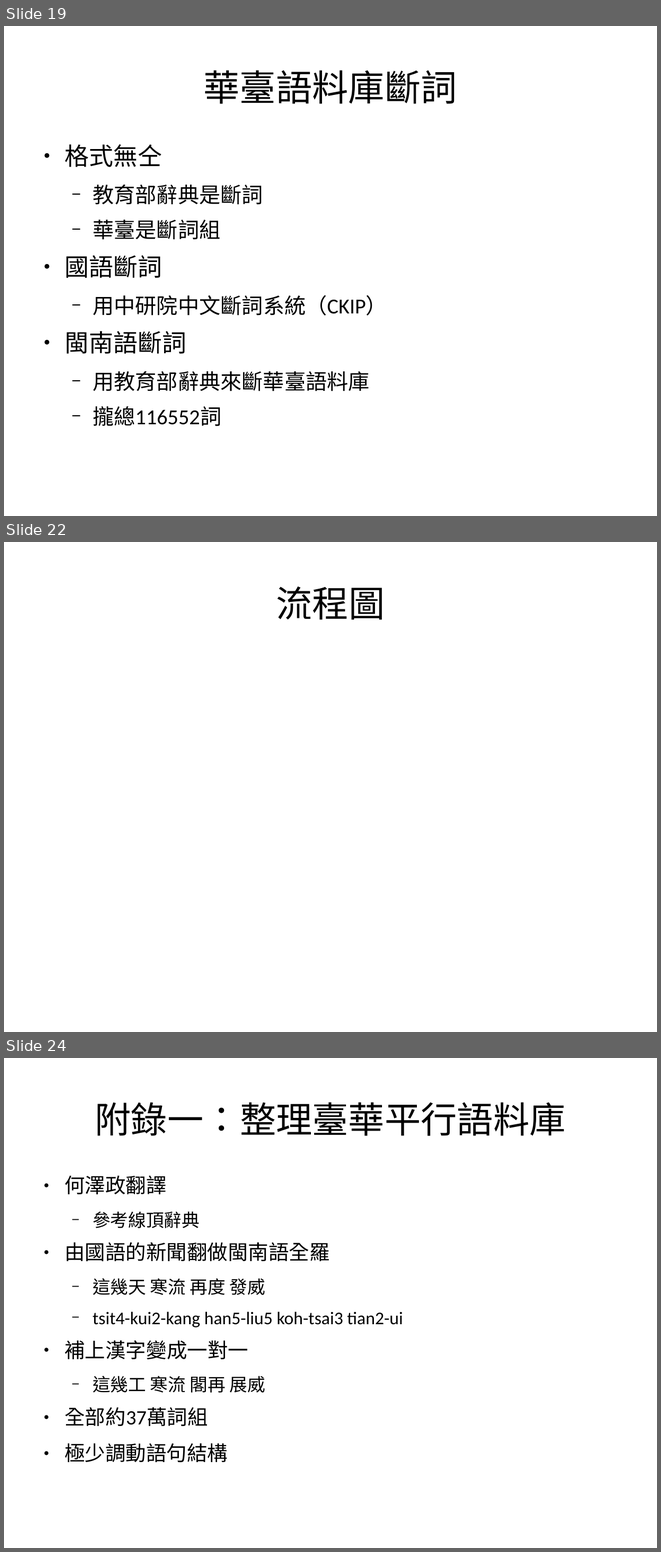
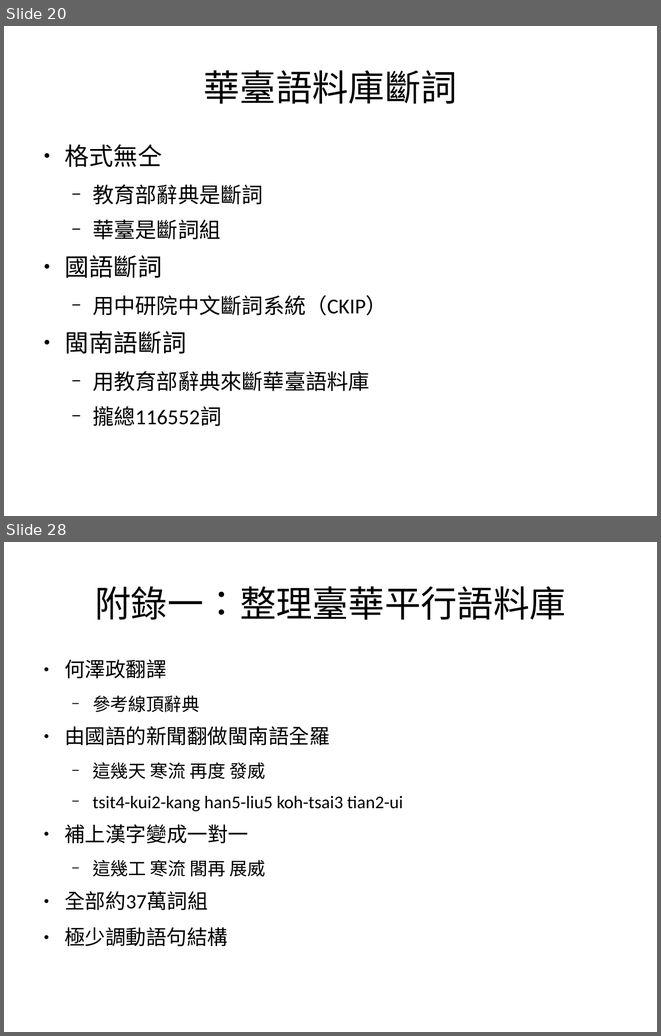
Before and after one commit to sih4sing5hong5/po3-ko3_tau5-iann2-phinn3, a slide deck: 翻譯報告.odp. Shown one above the other, each under a label of ours: slides 19, 22 and 24 before the commit, slides 20 and 28 after it; the slides between them are not shown. The pictures are 661x1552 and 661x1036 pixels, drawn with LibreOffice and Linux fonts; fonts in the diff are those of the drawing. Boxes give left, top, right and bottom in pixels: in the first picture for what was removed or moved away, otherwise in the second. Text is boxed around its words. In the diff, an @@ line names an element or a change of style, - is before the commit and + after.

Commit message:
順好全部流程　丞宏

```diff
--- a/翻譯報告.odp
+++ b/翻譯報告.odp
@@ slide 22 removed at (4,542,657,1032), background #FFFFFF @@
@@ title removed at (276,587,385,620) @@
-流程圖
@@ what was slide 19 is now slide 20 @@
@@ what was slide 24 is now slide 28 @@
```
Also in this commit, not shown: 10 slides changed, 6 slides added, 2 other slides removed.
